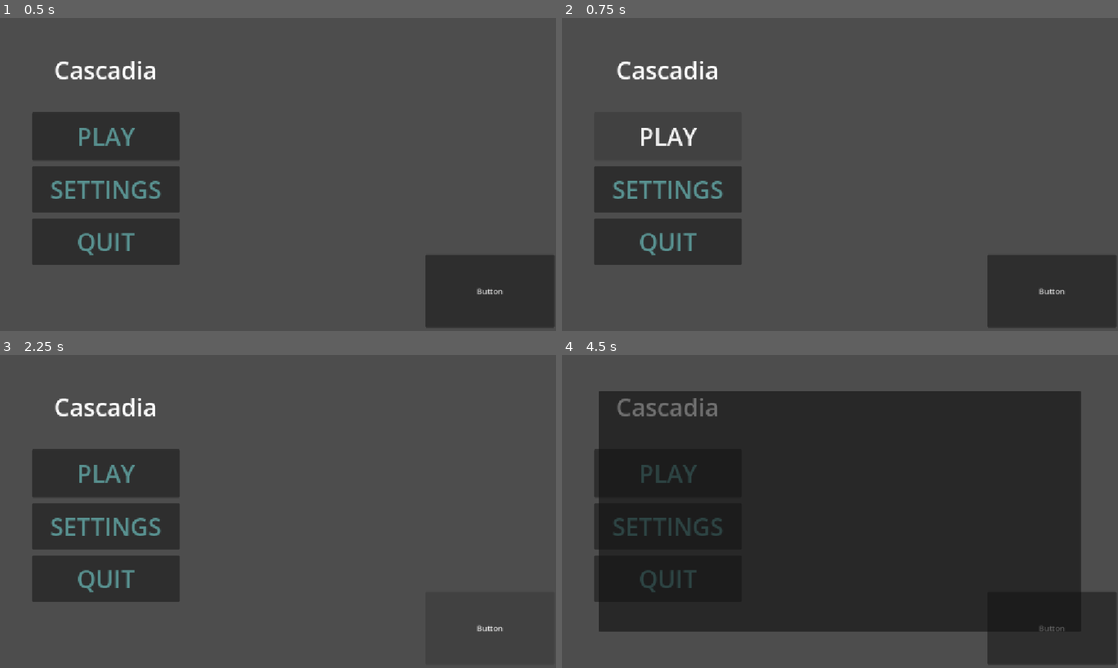
Above: before the commit, frames 1-4 (two rows, left to right).
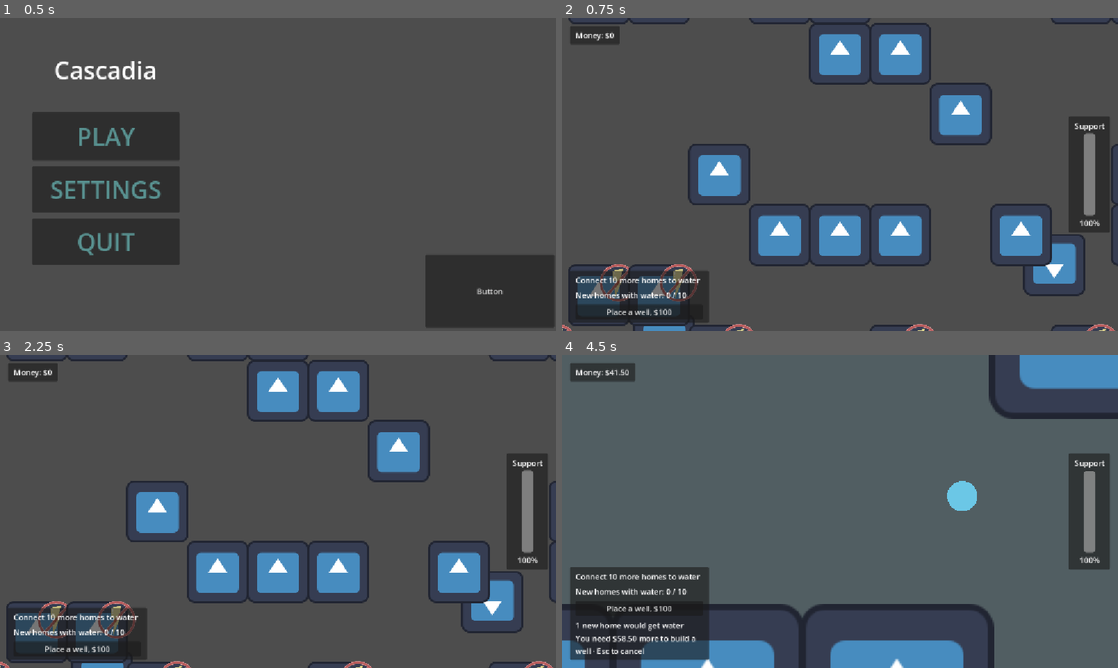
Above: after the commit, the same moments.

Repository: vini-44/cascadia-bounce-back
Game: Godot game, scene res://scenes/main_menu.tscn
The game is run twice, just before and just after one commit, with the same random seed, the same clock (stepped at 60 frames per second) and the same inputs. The engine's default icon, where the game draws it, is replaced by a stand-in: a white triangle on a blue panel in a dark square.
Inputs (mouse positions are in pixels of both pictures, inside the frame that each line leads up to):
- Up to frame 1 (0.5 s): no input
- Up to frame 2 (0.75 s): click "PLAY" at 0.5 s
- Up to frame 3 (2.25 s): click (105, 473) at 1.25 s, where only the run before the commit has a clickable "PLAY"; click (489, 627) at 2 s, where only the run before the commit has a clickable "Button"
- Up to frame 4 (4.5 s): click (639, 649) at 2.75 s, where only the run after the commit has a clickable "Place a well, $100"; click (667, 527) at 3.5 s, where only the run before the commit has a clickable "SETTINGS"; move the mouse to (962, 495) at 4.27 s; hold Right (ui_right) from 4.28 s (still down); hold Q (Zoom in) from 4.28 s (still down); click (962, 495) at 4.42 s

Frame 1 is identical in both runs. In frame 2, 31% of the frame differs, in the area x 0-100%, y 0-100%; in frame 3, 30%; in frame 4, 77%.

Commit message:
Revert "Update world_map.tscn"
This reverts commit 7340ca2fdd4dde87bf9724e9a8e7b366410b038e.

Diff:
--- a/scenes/world_map.tscn
+++ b/scenes/world_map.tscn
@@ -3,13 +3,13 @@
 [ext_resource type="Script" uid="uid://1m0ry25xiiox" path="res://scripts/world.gd" id="1_u82pb"]
 [ext_resource type="Script" uid="uid://bpoc40q5e2vf3" path="res://scripts/player.gd" id="3_pls23"]
 [ext_resource type="Script" uid="uid://d3310jpvmp4lj" path="res://scripts/stats_hud.gd" id="3_stats"]
+[ext_resource type="PackedScene" uid="uid://34ovja2nt2bk" path="res://scenes/well_template.tscn" id="4_pls23"]
+[ext_resource type="PackedScene" uid="uid://c6sgyp5ewcqge" path="res://scenes/generator_template.tscn" id="5_qj3iy"]
 
 [node name="World" type="Node2D" unique_id=843234056]
 script = ExtResource("1_u82pb")
 metadata/support = 100
 metadata/money = 0
-metadata/max_teams = 0
-metadata/used_teams = 0
 
 [node name="player" type="CharacterBody2D" parent="." unique_id=1351970569]
 process_mode = 3
